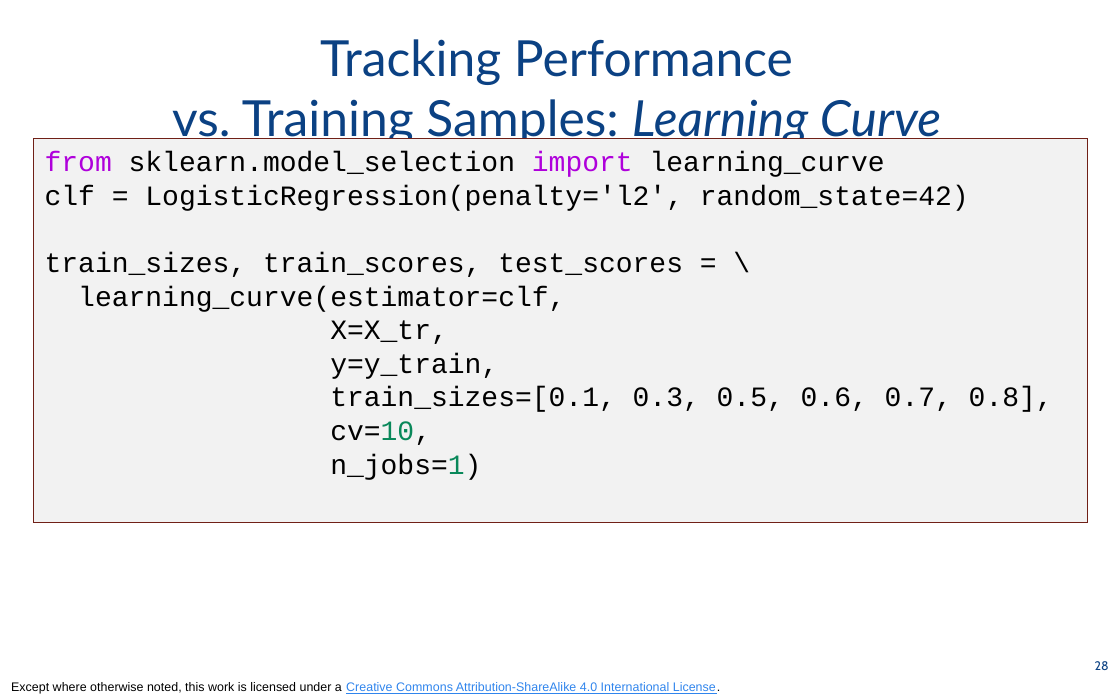
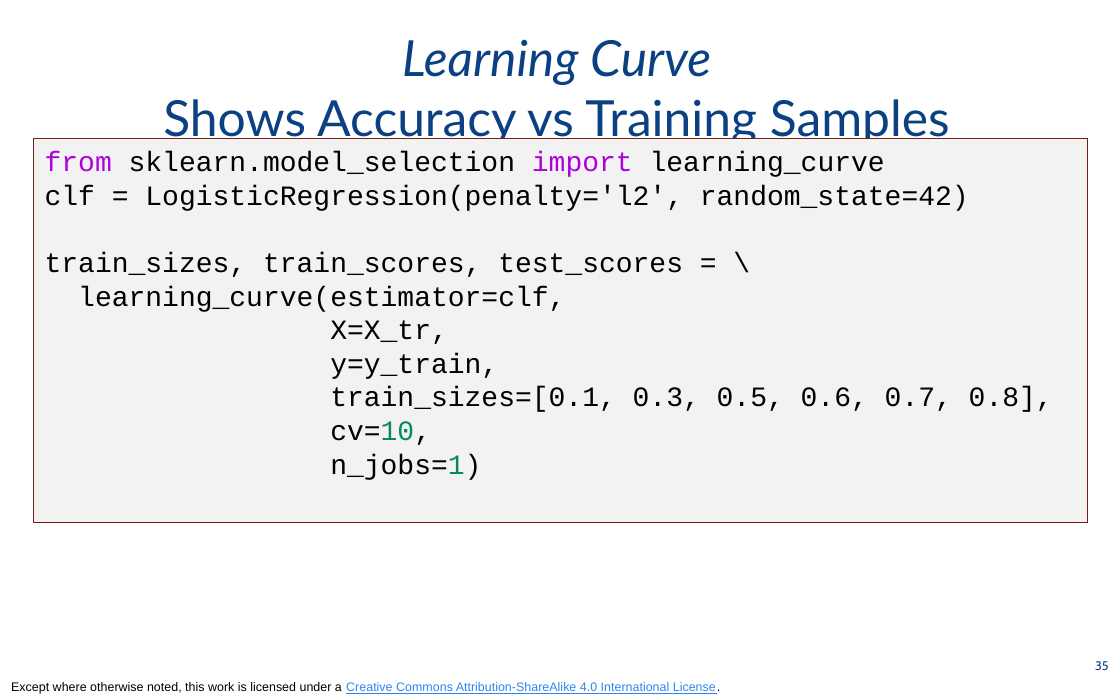
Before and after one commit to odpi/OpenDS4All, a slide deck: slide 35 of opends4all-resources/opends4all-model-assessment/TRAINING-ROBUST-MODELS-hyperparameters-tuning-validation.pptx (slide 28 before the commit). Drawn at 1120x700 pixels with LibreOffice and Linux fonts; fonts in the diff are those of the drawing. Boxes give left, top, right and bottom in pixels: in the first picture for what was removed or moved away, otherwise in the second. Text is boxed around its words. In the diff, an @@ line names an element or a change of style, - is before the commit and + after.

Commit message:
Updated validation slides to correct some typos, add knn imputation

```diff
--- a/opends4all-resources/opends4all-model-assessment/TRAINING-ROBUST-MODELS-hyperparameters-tuning-validation.pptx
+++ b/opends4all-resources/opends4all-model-assessment/TRAINING-ROBUST-MODELS-hyperparameters-tuning-validation.pptx
@@ title at (163,39,950,139): text changed @@
-Tracking Performance
-vs. Training Samples: Learning Curve
+Learning Curve
+Shows Accuracy vs Training Samples
@@ page number at (1095,661,1109,670): text changed @@
-28
+35
```
Also in this commit, not shown: 6 other slides changed, 11 slides added, 1 slide removed.
